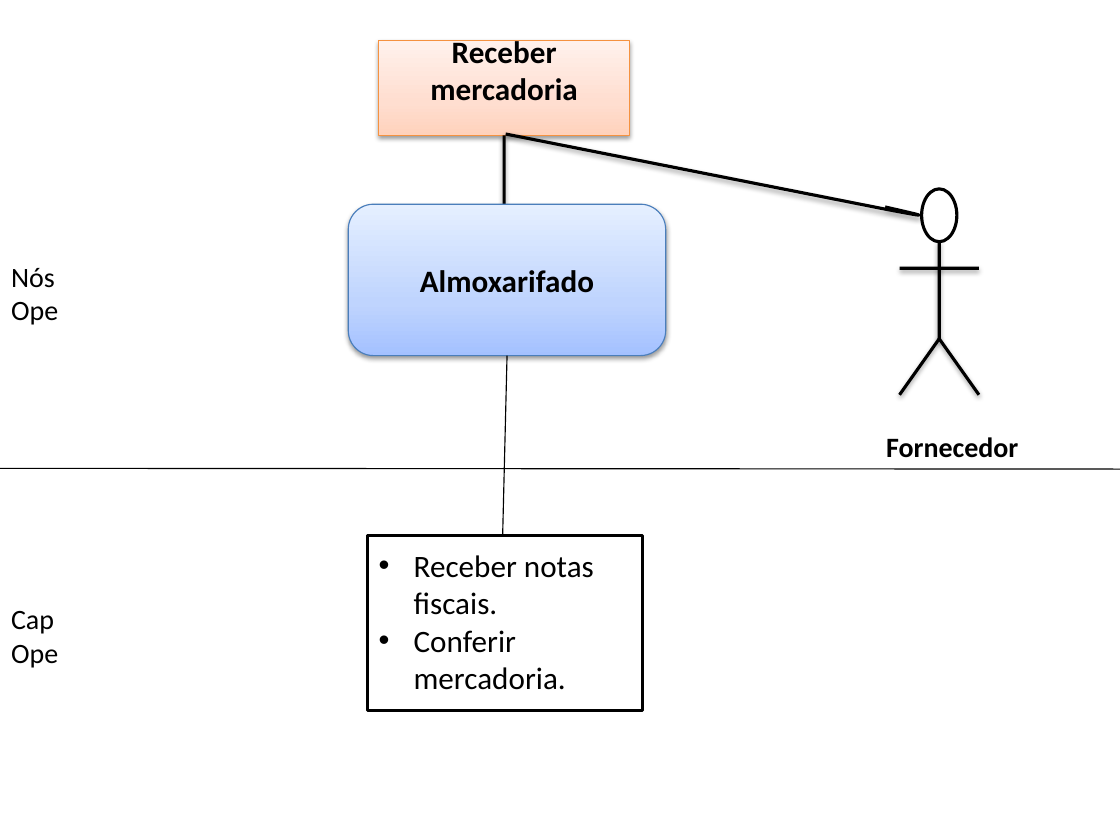
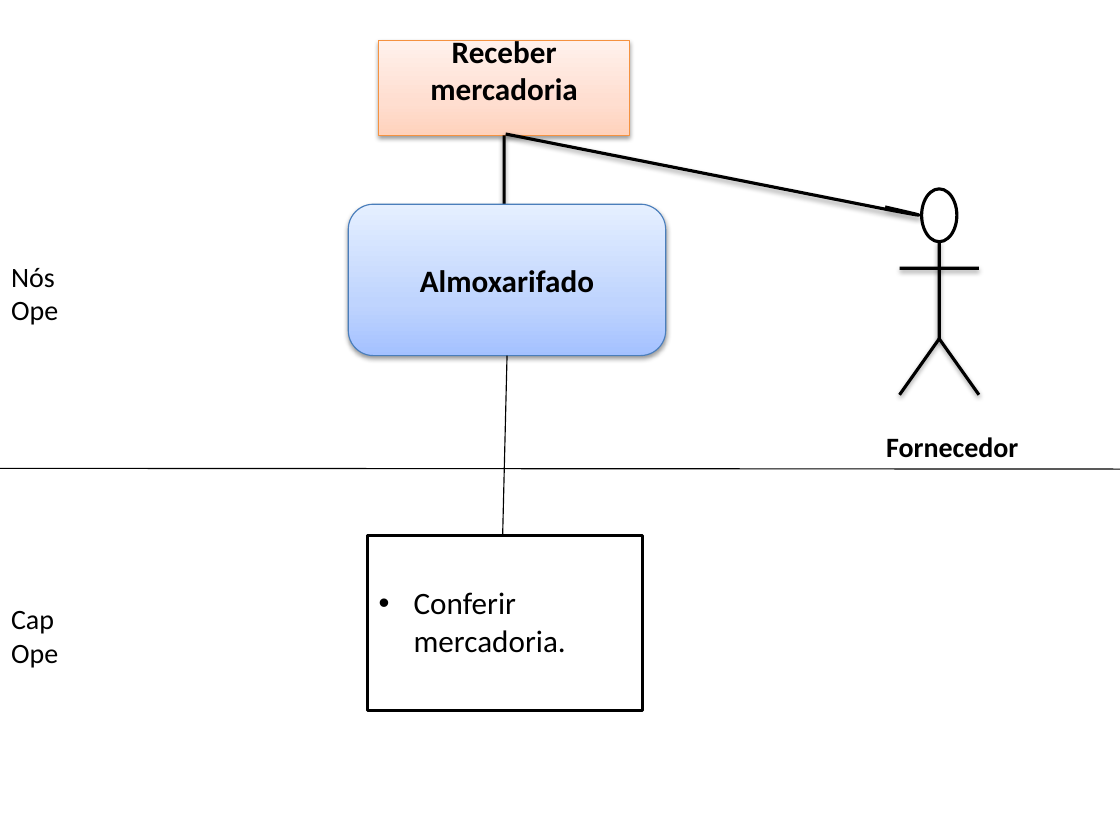
Before and after one commit to thiagobrunoalexandre/Oficina-de-Projeto-de-Empresa-1, a slide deck: slide 4 of Artefatos/15. Arquitetura de Negócio para cada Cenário.pptx. Drawn at 1120x840 pixels with LibreOffice and Linux fonts; fonts in the diff are those of the drawing. Boxes give left, top, right and bottom in pixels: in the first picture for what was removed or moved away, otherwise in the second. Text is boxed around its words. In the diff, an @@ line names an element or a change of style, - is before the commit and + after.

```diff
--- a/Artefatos/15. Arquitetura de Negócio para cada Cenário.pptx
+++ b/Artefatos/15. Arquitetura de Negócio para cada Cenário.pptx
@@ text in rectangle at [414,555,594,615]: paragraph removed @@
-• Receber notas fiscais.
```
Also in this commit, not shown: 1 other slide changed.
